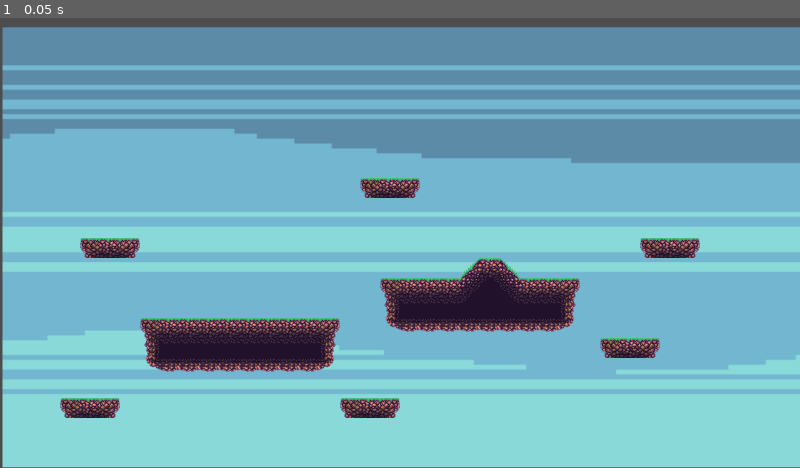
Above: before the commit, frame 1.
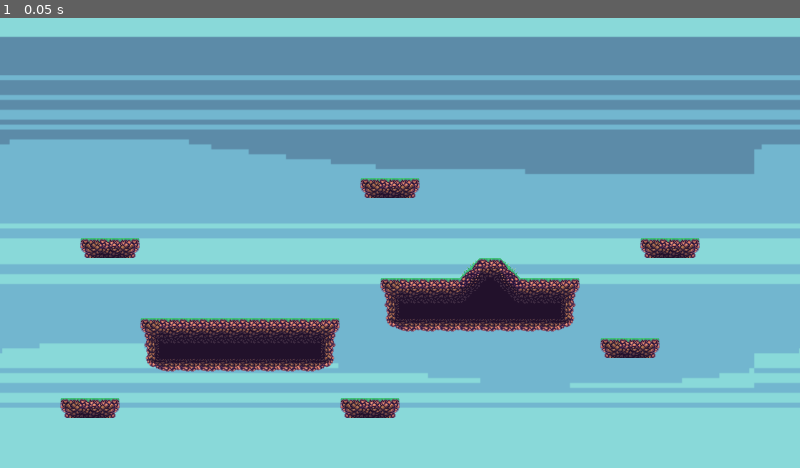
Above: after the commit, the same moment.

Repository: NightRzz/PR-Projekt-grupowy
Game: Godot game, scene res://game.tscn
Same seed, same stepped clock (60 frames per second), same inputs: the game is played once before the commit and once after it. This scene is started directly instead of the project's main scene.
Inputs:
- Up to frame 1 (0.05 s): no input

The runs differ from the first frame. In frame 1, 29% of the frame differs, in the area x 0-100%, y 0-100%.

Commit message:
animation handle + background parallax added

Diff:
--- a/game manager.gd
+++ b/game manager.gd
@@ -30,7 +30,7 @@
 		"spawn_player":
 			_spawn_player(data.id, data.position, data.is_local)
 		"player_position":
-			_update_player_position(data.id, data.position, data.velocity)
+			_update_player_position(data.id, data.position, data.velocity, data.anim_state, data.direction)
 
 func _update_game_state(state):
 	# Update general game state here
@@ -53,9 +53,10 @@
 	print("Spawning 2player: ", id, " at ", position)
 	players[id] = player
 
-func _update_player_position(id, position, velocity):
+func _update_player_position(id, position, velocity, anim_state, direction):
 	if players.has(id) and id != local_player_id:
 		players[id].update_remote_transform(
 			position[0], position[1],
-			velocity[0], velocity[1]
+			velocity[0], velocity[1],
+			anim_state, direction
 		)
--- a/game.tscn
+++ b/game.tscn
@@ -1,17 +1,9 @@
-[gd_scene load_steps=10 format=4 uid="uid://dkbnpk82hjud"]
+[gd_scene load_steps=8 format=4 uid="uid://dkbnpk82hjud"]
 
 [ext_resource type="Texture2D" uid="uid://bcklp16tiea42" path="res://sprites/Cave-Grass Tileset/tileset_packed.png" id="1_e2o6t"]
 [ext_resource type="Script" uid="uid://brkyufu6y1rhy" path="res://game manager.gd" id="1_feb5d"]
 [ext_resource type="Texture2D" uid="uid://m685vvuxchwu" path="res://sprites/Cave-Grass Tileset/background 2.png" id="2_fc0e3"]
 [ext_resource type="Texture2D" uid="uid://bh5eowxxg0cjn" path="res://sprites/Cave-Grass Tileset/tileset_readable.png" id="2_feb5d"]
-
-[sub_resource type="Animation" id="Animation_fc0e3"]
-resource_name = "new_animation"
-
-[sub_resource type="AnimationLibrary" id="AnimationLibrary_7jktm"]
-_data = {
-&"new_animation": SubResource("Animation_fc0e3")
-}
 
 [sub_resource type="TileSetAtlasSource" id="TileSetAtlasSource_fc0e3"]
 texture = ExtResource("1_e2o6t")
@@ -505,16 +497,6 @@
 [node name="Game" type="Node2D"]
 script = ExtResource("1_feb5d")
 
-[node name="Sprite2D" type="Sprite2D" parent="."]
-position = Vector2(642.5, 367)
-scale = Vector2(1.99531, 1.95556)
-texture = ExtResource("2_fc0e3")
-
-[node name="AnimationPlayer" type="AnimationPlayer" parent="Sprite2D"]
-libraries = {
-&"": SubResource("AnimationLibrary_7jktm")
-}
-
 [node name="TileMap" type="TileMap" parent="."]
 tile_set = SubResource("TileSet_feb5d")
 format = 2
@@ -526,3 +508,17 @@
 
 [node name="Players" type="Node2D" parent="."]
 position = Vector2(-2, 2)
+
+[node name="ParallaxBackground" type="ParallaxBackground" parent="."]
+
+[node name="ParallaxLayer" type="ParallaxLayer" parent="ParallaxBackground"]
+texture_repeat = 2
+motion_scale = Vector2(1.5, 1.5)
+
+[node name="Sprite2D" type="Sprite2D" parent="ParallaxBackground/ParallaxLayer"]
+texture_repeat = 2
+position = Vector2(637.5, 360)
+scale = Vector2(1.99219, 1.97778)
+texture = ExtResource("2_fc0e3")
+region_enabled = true
+region_rect = Rect2(-161.568, -93.1511, 1031.66, 519.852)
--- a/player.gd
+++ b/player.gd
@@ -6,7 +6,10 @@
 const SPEED = 300
 const JUMP_VELOCITY = -400.0
 var gravity = ProjectSettings.get_setting("physics/2d/default_gravity")
-
+@onready var anim = get_node("AnimationTree")
+var anim_state = ""
+var direction = ""
+var last_dir = ""
 func _ready():
 	$Camera2D.enabled = is_local_player
 
@@ -15,7 +18,9 @@
 		var data = {
 			"type": "player_input",
 			"position": [position.x, position.y],
-			"velocity": [velocity.x, velocity.y]
+			"velocity": [velocity.x, velocity.y],
+			"anim_state": anim_state,
+			"direction": direction
 		}
 		Global.udp.put_packet(JSON.stringify(data).to_utf8_buffer())
 
@@ -31,13 +36,35 @@
 		else:
 			velocity.y = 0
 
+		if velocity.x < 0:
+			anim.set("parameters/run/BlendSpace2D/blend_position", Vector2(-1, 0))
+			anim.set("parameters/jump/BlendSpace2D/blend_position", Vector2(-1, 0))
+			anim.set("parameters/idle/BlendSpace2D/blend_position", Vector2(-1, 0))
+		elif velocity.x > 0:
+			anim.set("parameters/run/BlendSpace2D/blend_position", Vector2(1, 0))
+			anim.set("parameters/idle/BlendSpace2D/blend_position", Vector2(1, 0))
+			anim.set("parameters/jump/BlendSpace2D/blend_position", Vector2(1, 0))
+
 		# Jump (use "jump" action, not "ui_up")
 		if Input.is_action_just_pressed("ui_up") and ($RayCast2D.is_colliding() or $RayCast2D2.is_colliding()):
 			velocity.y = JUMP_VELOCITY
+			anim.get("parameters/playback").travel("jump")
+			anim_state = "jump"
+		elif abs(velocity.x) > 10:
+			anim.get("parameters/playback").travel("run")
+			anim_state = "run"
+		else:
+			anim.get("parameters/playback").travel("idle")
+			anim_state = "idle"
+		last_dir = direction
+		direction = "right" if velocity.x > 0 else ("left" if velocity.x < 0 else last_dir)
 
 		move_and_slide()
 
-func update_remote_transform(pos_x: float, pos_y: float, vel_x: float = 0, vel_y: float = 0):
+func update_remote_transform(pos_x: float, pos_y: float, vel_x: float = 0, vel_y: float = 0, anim_state: String = "idle", direction: String = "right"):
 	if !is_local_player:
 		position = Vector2(pos_x, pos_y)
 		velocity = Vector2(vel_x, vel_y)
+		anim.get("parameters/playback").travel(anim_state)
+		var blend = Vector2(1, 0) if direction == "right" else Vector2(-1, 0)
+		anim.set("parameters/%s/BlendSpace2D/blend_position" % anim_state, blend)
--- a/player.tscn
+++ b/player.tscn
@@ -1,19 +1,556 @@
-[gd_scene load_steps=4 format=3 uid="uid://c72nmfhy2q5p3"]
+[gd_scene load_steps=62 format=3 uid="uid://c72nmfhy2q5p3"]
 
 [ext_resource type="Script" uid="uid://dk07vxjvqlu5y" path="res://player.gd" id="1_4flbx"]
-[ext_resource type="Texture2D" uid="uid://ccmn3uvf7u53t" path="res://sprites/1/Soldier_1/Idle.png" id="2_onrkg"]
+[ext_resource type="Texture2D" uid="uid://da00hlhx71yop" path="res://sprites/1/Wanderer Magican/Idle.png" id="2_hqtel"]
+[ext_resource type="Texture2D" uid="uid://dq5letrh8taix" path="res://sprites/1/Wanderer Magican/Jump.png" id="3_sweqy"]
+[ext_resource type="Texture2D" uid="uid://dntsj6v8difj4" path="res://sprites/1/Wanderer Magican/Run.png" id="4_2hs0m"]
+
+[sub_resource type="AtlasTexture" id="AtlasTexture_1jxqw"]
+atlas = ExtResource("2_hqtel")
+region = Rect2(0, 0, 128, 128)
+
+[sub_resource type="AtlasTexture" id="AtlasTexture_dw050"]
+atlas = ExtResource("2_hqtel")
+region = Rect2(128, 0, 128, 128)
+
+[sub_resource type="AtlasTexture" id="AtlasTexture_b26j0"]
+atlas = ExtResource("2_hqtel")
+region = Rect2(256, 0, 128, 128)
+
+[sub_resource type="AtlasTexture" id="AtlasTexture_n7ghd"]
+atlas = ExtResource("2_hqtel")
+region = Rect2(384, 0, 128, 128)
+
+[sub_resource type="AtlasTexture" id="AtlasTexture_nvl01"]
+atlas = ExtResource("2_hqtel")
+region = Rect2(512, 0, 128, 128)
+
+[sub_resource type="AtlasTexture" id="AtlasTexture_ivps1"]
+atlas = ExtResource("2_hqtel")
+region = Rect2(640, 0, 128, 128)
+
+[sub_resource type="AtlasTexture" id="AtlasTexture_urp6f"]
+atlas = ExtResource("2_hqtel")
+region = Rect2(768, 0, 128, 128)
+
+[sub_resource type="AtlasTexture" id="AtlasTexture_bwjto"]
+atlas = ExtResource("2_hqtel")
+region = Rect2(896, 0, 128, 128)
+
+[sub_resource type="AtlasTexture" id="AtlasTexture_606se"]
+atlas = ExtResource("3_sweqy")
+region = Rect2(0, 0, 128, 128)
+
+[sub_resource type="AtlasTexture" id="AtlasTexture_u1c27"]
+atlas = ExtResource("3_sweqy")
+region = Rect2(128, 0, 128, 128)
+
+[sub_resource type="AtlasTexture" id="AtlasTexture_op7ga"]
+atlas = ExtResource("3_sweqy")
+region = Rect2(256, 0, 128, 128)
+
+[sub_resource type="AtlasTexture" id="AtlasTexture_q13i1"]
+atlas = ExtResource("3_sweqy")
+region = Rect2(384, 0, 128, 128)
+
+[sub_resource type="AtlasTexture" id="AtlasTexture_pylmc"]
+atlas = ExtResource("3_sweqy")
+region = Rect2(512, 0, 128, 128)
+
+[sub_resource type="AtlasTexture" id="AtlasTexture_pbfsw"]
+atlas = ExtResource("3_sweqy")
+region = Rect2(640, 0, 128, 128)
+
+[sub_resource type="AtlasTexture" id="AtlasTexture_5tmop"]
+atlas = ExtResource("3_sweqy")
+region = Rect2(768, 0, 128, 128)
+
+[sub_resource type="AtlasTexture" id="AtlasTexture_7ahtn"]
+atlas = ExtResource("3_sweqy")
+region = Rect2(896, 0, 128, 128)
+
+[sub_resource type="AtlasTexture" id="AtlasTexture_7lmhl"]
+atlas = ExtResource("4_2hs0m")
+region = Rect2(0, 0, 128, 128)
+
+[sub_resource type="AtlasTexture" id="AtlasTexture_dx0e4"]
+atlas = ExtResource("4_2hs0m")
+region = Rect2(128, 0, 128, 128)
+
+[sub_resource type="AtlasTexture" id="AtlasTexture_jm5j8"]
+atlas = ExtResource("4_2hs0m")
+region = Rect2(256, 0, 128, 128)
+
+[sub_resource type="AtlasTexture" id="AtlasTexture_7hik5"]
+atlas = ExtResource("4_2hs0m")
+region = Rect2(384, 0, 128, 128)
+
+[sub_resource type="AtlasTexture" id="AtlasTexture_qtqh7"]
+atlas = ExtResource("4_2hs0m")
+region = Rect2(512, 0, 128, 128)
+
+[sub_resource type="AtlasTexture" id="AtlasTexture_2wuci"]
+atlas = ExtResource("4_2hs0m")
+region = Rect2(640, 0, 128, 128)
+
+[sub_resource type="AtlasTexture" id="AtlasTexture_iruf7"]
+atlas = ExtResource("4_2hs0m")
+region = Rect2(768, 0, 128, 128)
+
+[sub_resource type="AtlasTexture" id="AtlasTexture_j5n4i"]
+atlas = ExtResource("4_2hs0m")
+region = Rect2(896, 0, 128, 128)
+
+[sub_resource type="SpriteFrames" id="SpriteFrames_pylmc"]
+animations = [{
+"frames": [{
+"duration": 1.0,
+"texture": SubResource("AtlasTexture_1jxqw")
+}, {
+"duration": 1.0,
+"texture": SubResource("AtlasTexture_dw050")
+}, {
+"duration": 1.0,
+"texture": SubResource("AtlasTexture_b26j0")
+}, {
+"duration": 1.0,
+"texture": SubResource("AtlasTexture_n7ghd")
+}, {
+"duration": 1.0,
+"texture": SubResource("AtlasTexture_nvl01")
+}, {
+"duration": 1.0,
+"texture": SubResource("AtlasTexture_ivps1")
+}, {
+"duration": 1.0,
+"texture": SubResource("AtlasTexture_urp6f")
+}, {
+"duration": 1.0,
+"texture": SubResource("AtlasTexture_bwjto")
+}],
+"loop": true,
+"name": &"idle",
+"speed": 5.0
+}, {
+"frames": [{
+"duration": 1.0,
+"texture": SubResource("AtlasTexture_606se")
+}, {
+"duration": 1.0,
+"texture": SubResource("AtlasTexture_u1c27")
+}, {
+"duration": 1.0,
+"texture": SubResource("AtlasTexture_op7ga")
+}, {
+"duration": 1.0,
+"texture": SubResource("AtlasTexture_q13i1")
+}, {
+"duration": 1.0,
+"texture": SubResource("AtlasTexture_pylmc")
+}, {
+"duration": 1.0,
+"texture": SubResource("AtlasTexture_pbfsw")
+}, {
+"duration": 1.0,
+"texture": SubResource("AtlasTexture_5tmop")
+}, {
+"duration": 1.0,
+"texture": SubResource("AtlasTexture_7ahtn")
+}],
+"loop": true,
+"name": &"jump",
+"speed": 5.0
+}, {
+"frames": [{
+"duration": 1.0,
+"texture": SubResource("AtlasTexture_7lmhl")
+}, {
+"duration": 1.0,
+"texture": SubResource("AtlasTexture_dx0e4")
+}, {
+"duration": 1.0,
+"texture": SubResource("AtlasTexture_jm5j8")
+}, {
+"duration": 1.0,
+"texture": SubResource("AtlasTexture_7hik5")
+}, {
+"duration": 1.0,
+"texture": SubResource("AtlasTexture_qtqh7")
+}, {
+"duration": 1.0,
+"texture": SubResource("AtlasTexture_2wuci")
+}, {
+"duration": 1.0,
+"texture": SubResource("AtlasTexture_iruf7")
+}, {
+"duration": 1.0,
+"texture": SubResource("AtlasTexture_j5n4i")
+}],
+"loop": true,
+"name": &"run",
+"speed": 5.0
+}]
 
 [sub_resource type="CapsuleShape2D" id="CapsuleShape2D_onrkg"]
-height = 66.0
+height = 64.0
+
+[sub_resource type="Animation" id="Animation_634y6"]
+length = 0.001
+tracks/0/type = "value"
+tracks/0/imported = false
+tracks/0/enabled = true
+tracks/0/path = NodePath(".:frame")
+tracks/0/interp = 1
+tracks/0/loop_wrap = true
+tracks/0/keys = {
+"times": PackedFloat32Array(0),
+"transitions": PackedFloat32Array(1),
+"update": 1,
+"values": [1]
+}
+tracks/1/type = "value"
+tracks/1/imported = false
+tracks/1/enabled = true
+tracks/1/path = NodePath(".:flip_h")
+tracks/1/interp = 1
+tracks/1/loop_wrap = true
+tracks/1/keys = {
+"times": PackedFloat32Array(0),
+"transitions": PackedFloat32Array(1),
+"update": 1,
+"values": [false]
+}
+
+[sub_resource type="Animation" id="Animation_efrwb"]
+resource_name = "idle_l"
+length = 0.75
+loop_mode = 1
+step = 0.1
+tracks/0/type = "value"
+tracks/0/imported = false
+tracks/0/enabled = true
+tracks/0/path = NodePath(".:animation")
+tracks/0/interp = 1
+tracks/0/loop_wrap = true
+tracks/0/keys = {
+"times": PackedFloat32Array(0),
+"transitions": PackedFloat32Array(1),
+"update": 1,
+"values": [&"idle"]
+}
+tracks/1/type = "value"
+tracks/1/imported = false
+tracks/1/enabled = true
+tracks/1/path = NodePath(".:flip_h")
+tracks/1/interp = 1
+tracks/1/loop_wrap = true
+tracks/1/keys = {
+"times": PackedFloat32Array(0),
+"transitions": PackedFloat32Array(1),
+"update": 1,
+"values": [true]
+}
+tracks/2/type = "value"
+tracks/2/imported = false
+tracks/2/enabled = true
+tracks/2/path = NodePath(".:frame")
+tracks/2/interp = 1
+tracks/2/loop_wrap = true
+tracks/2/keys = {
+"times": PackedFloat32Array(0, 0.1, 0.2, 0.3, 0.4, 0.5, 0.6, 0.7),
+"transitions": PackedFloat32Array(1, 1, 1, 1, 1, 1, 1, 1),
+"update": 1,
+"values": [0, 1, 2, 3, 4, 5, 6, 7]
+}
+
+[sub_resource type="Animation" id="Animation_hiqhm"]
+resource_name = "idle_r"
+length = 0.75
+loop_mode = 1
+step = 0.1
+tracks/0/type = "value"
+tracks/0/imported = false
+tracks/0/enabled = true
+tracks/0/path = NodePath(".:animation")
+tracks/0/interp = 1
+tracks/0/loop_wrap = true
+tracks/0/keys = {
+"times": PackedFloat32Array(0),
+"transitions": PackedFloat32Array(1),
+"update": 1,
+"values": [&"idle"]
+}
+tracks/1/type = "value"
+tracks/1/imported = false
+tracks/1/enabled = true
+tracks/1/path = NodePath(".:frame")
+tracks/1/interp = 1
+tracks/1/loop_wrap = true
+tracks/1/keys = {
+"times": PackedFloat32Array(0, 0.1, 0.2, 0.3, 0.4, 0.5, 0.6, 0.7),
+"transitions": PackedFloat32Array(1, 1, 1, 1, 1, 1, 1, 1),
+"update": 1,
+"values": [0, 1, 2, 3, 4, 5, 6, 7]
+}
+
+[sub_resource type="Animation" id="Animation_tkwlq"]
+resource_name = "run_l"
+length = 0.75
+loop_mode = 1
+step = 0.1
+tracks/0/type = "value"
+tracks/0/imported = false
+tracks/0/enabled = true
+tracks/0/path = NodePath(".:animation")
+tracks/0/interp = 1
+tracks/0/loop_wrap = true
+tracks/0/keys = {
+"times": PackedFloat32Array(0),
+"transitions": PackedFloat32Array(1),
+"update": 1,
+"values": [&"run"]
+}
+tracks/1/type = "value"
+tracks/1/imported = false
+tracks/1/enabled = true
+tracks/1/path = NodePath(".:flip_h")
+tracks/1/interp = 1
+tracks/1/loop_wrap = true
+tracks/1/keys = {
+"times": PackedFloat32Array(0),
+"transitions": PackedFloat32Array(1),
+"update": 1,
+"values": [true]
+}
+tracks/2/type = "value"
+tracks/2/imported = false
+tracks/2/enabled = true
+tracks/2/path = NodePath(".:frame")
+tracks/2/interp = 1
+tracks/2/loop_wrap = true
+tracks/2/keys = {
+"times": PackedFloat32Array(0, 0.1, 0.2, 0.3, 0.4, 0.5, 0.6, 0.7),
+"transitions": PackedFloat32Array(1, 1, 1, 1, 1, 1, 1, 1),
+"update": 1,
+"values": [0, 1, 2, 3, 4, 5, 6, 7]
+}
+
+[sub_resource type="Animation" id="Animation_hl5qd"]
+resource_name = "jump_l"
+length = 0.75
+step = 0.1
+tracks/0/type = "value"
+tracks/0/imported = false
+tracks/0/enabled = true
+tracks/0/path = NodePath(".:animation")
+tracks/0/interp = 1
+tracks/0/loop_wrap = true
+tracks/0/keys = {
+"times": PackedFloat32Array(0),
+"transitions": PackedFloat32Array(1),
+"update": 1,
+"values": [&"jump"]
+}
+tracks/1/type = "value"
+tracks/1/imported = false
+tracks/1/enabled = true
+tracks/1/path = NodePath(".:flip_h")
+tracks/1/interp = 1
+tracks/1/loop_wrap = true
+tracks/1/keys = {
+"times": PackedFloat32Array(0),
+"transitions": PackedFloat32Array(1),
+"update": 1,
+"values": [true]
+}
+tracks/2/type = "value"
+tracks/2/imported = false
+tracks/2/enabled = true
+tracks/2/path = NodePath(".:frame")
+tracks/2/interp = 1
+tracks/2/loop_wrap = true
+tracks/2/keys = {
+"times": PackedFloat32Array(0, 0.1, 0.2, 0.3, 0.4, 0.5, 0.6, 0.7),
+"transitions": PackedFloat32Array(1, 1, 1, 1, 1, 1, 1, 1),
+"update": 1,
+"values": [0, 1, 2, 3, 4, 5, 6, 7]
+}
+
+[sub_resource type="Animation" id="Animation_pbfsw"]
+resource_name = "jump_r"
+length = 0.75
+step = 0.1
+tracks/0/type = "value"
+tracks/0/imported = false
+tracks/0/enabled = true
+tracks/0/path = NodePath(".:animation")
+tracks/0/interp = 1
+tracks/0/loop_wrap = true
+tracks/0/keys = {
+"times": PackedFloat32Array(0),
+"transitions": PackedFloat32Array(1),
+"update": 1,
+"values": [&"jump"]
+}
+tracks/1/type = "value"
+tracks/1/imported = false
+tracks/1/enabled = true
+tracks/1/path = NodePath(".:frame")
+tracks/1/interp = 1
+tracks/1/loop_wrap = true
+tracks/1/keys = {
+"times": PackedFloat32Array(0, 0.1, 0.2, 0.3, 0.4, 0.5, 0.6, 0.7),
+"transitions": PackedFloat32Array(1, 1, 1, 1, 1, 1, 1, 1),
+"update": 1,
+"values": [0, 1, 2, 3, 4, 5, 6, 7]
+}
+
+[sub_resource type="Animation" id="Animation_ek41f"]
+resource_name = "run_r"
+length = 0.75
+loop_mode = 1
+step = 0.1
+tracks/0/type = "value"
+tracks/0/imported = false
+tracks/0/enabled = true
+tracks/0/path = NodePath(".:animation")
+tracks/0/interp = 1
+tracks/0/loop_wrap = true
+tracks/0/keys = {
+"times": PackedFloat32Array(0),
+"transitions": PackedFloat32Array(1),
+"update": 1,
+"values": [&"run"]
+}
+tracks/1/type = "value"
+tracks/1/imported = false
+tracks/1/enabled = true
+tracks/1/path = NodePath(".:frame")
+tracks/1/interp = 1
+tracks/1/loop_wrap = true
+tracks/1/keys = {
+"times": PackedFloat32Array(0, 0.1, 0.2, 0.3, 0.4, 0.5, 0.6, 0.7),
+"transitions": PackedFloat32Array(1, 1, 1, 1, 1, 1, 1, 1),
+"update": 1,
+"values": [0, 1, 2, 3, 4, 5, 6, 7]
+}
+
+[sub_resource type="AnimationLibrary" id="AnimationLibrary_5tmop"]
+_data = {
+&"RESET": SubResource("Animation_634y6"),
+&"idle_l": SubResource("Animation_efrwb"),
+&"idle_r": SubResource("Animation_hiqhm"),
+&"jump_l": SubResource("Animation_hl5qd"),
+&"jump_r": SubResource("Animation_pbfsw"),
+&"run_l": SubResource("Animation_tkwlq"),
+&"run_r": SubResource("Animation_ek41f")
+}
+
+[sub_resource type="AnimationNodeAnimation" id="AnimationNodeAnimation_khis8"]
+animation = &"idle_l"
+
+[sub_resource type="AnimationNodeAnimation" id="AnimationNodeAnimation_b88wv"]
+animation = &"idle_r"
+
+[sub_resource type="AnimationNodeAnimation" id="AnimationNodeAnimation_hqtel"]
+animation = &"idle_r"
+
+[sub_resource type="AnimationNodeBlendSpace2D" id="AnimationNodeBlendSpace2D_pgbbb"]
+blend_point_0/node = SubResource("AnimationNodeAnimation_khis8")
+blend_point_0/pos = Vector2(-1, 0)
+blend_point_1/node = SubResource("AnimationNodeAnimation_b88wv")
+blend_point_1/pos = Vector2(1, 0)
+blend_point_2/node = SubResource("AnimationNodeAnimation_hqtel")
+blend_point_2/pos = Vector2(1, 1)
+blend_mode = 1
+
+[sub_resource type="AnimationNodeBlendTree" id="AnimationNodeBlendTree_331ug"]
+nodes/BlendSpace2D/node = SubResource("AnimationNodeBlendSpace2D_pgbbb")
+nodes/BlendSpace2D/position = Vector2(180, 80)
+nodes/output/position = Vector2(660, 140)
+node_connections = [&"output", 0, &"BlendSpace2D"]
+
+[sub_resource type="AnimationNodeAnimation" id="AnimationNodeAnimation_ny14h"]
+animation = &"jump_l"
+
+[sub_resource type="AnimationNodeAnimation" id="AnimationNodeAnimation_ibah8"]
+animation = &"jump_r"
+
+[sub_resource type="AnimationNodeAnimation" id="AnimationNodeAnimation_sweqy"]
+animation = &"jump_r"
+
+[sub_resource type="AnimationNodeBlendSpace2D" id="AnimationNodeBlendSpace2D_3iwfv"]
+blend_point_0/node = SubResource("AnimationNodeAnimation_ny14h")
+blend_point_0/pos = Vector2(-1, 0)
+blend_point_1/node = SubResource("AnimationNodeAnimation_ibah8")
+blend_point_1/pos = Vector2(1, 0)
+blend_point_2/node = SubResource("AnimationNodeAnimation_sweqy")
+blend_point_2/pos = Vector2(1, 1)
+blend_mode = 1
+
+[sub_resource type="AnimationNodeBlendTree" id="AnimationNodeBlendTree_qwsg1"]
+nodes/BlendSpace2D/node = SubResource("AnimationNodeBlendSpace2D_3iwfv")
+nodes/BlendSpace2D/position = Vector2(80, 140)
+nodes/output/position = Vector2(520, 160)
+node_connections = [&"output", 0, &"BlendSpace2D"]
+
+[sub_resource type="AnimationNodeAnimation" id="AnimationNodeAnimation_1xqrm"]
+animation = &"run_l"
+
+[sub_resource type="AnimationNodeAnimation" id="AnimationNodeAnimation_bfour"]
+animation = &"run_r"
+
+[sub_resource type="AnimationNodeAnimation" id="AnimationNodeAnimation_2hs0m"]
+animation = &"run_r"
+
+[sub_resource type="AnimationNodeBlendSpace2D" id="AnimationNodeBlendSpace2D_8gr2b"]
+blend_point_0/node = SubResource("AnimationNodeAnimation_1xqrm")
+blend_point_0/pos = Vector2(-1, 0)
+blend_point_1/node = SubResource("AnimationNodeAnimation_bfour")
+blend_point_1/pos = Vector2(1, 0)
+blend_point_2/node = SubResource("AnimationNodeAnimation_2hs0m")
+blend_point_2/pos = Vector2(1, 1)
+blend_mode = 1
+
+[sub_resource type="AnimationNodeBlendTree" id="AnimationNodeBlendTree_vl8ci"]
+nodes/BlendSpace2D/node = SubResource("AnimationNodeBlendSpace2D_8gr2b")
+nodes/BlendSpace2D/position = Vector2(120, 120)
+nodes/output/position = Vector2(480, 160)
+node_connections = [&"output", 0, &"BlendSpace2D"]
+
+[sub_resource type="AnimationNodeStateMachineTransition" id="AnimationNodeStateMachineTransition_ieltc"]
+advance_mode = 2
+
+[sub_resource type="AnimationNodeStateMachineTransition" id="AnimationNodeStateMachineTransition_fddr8"]
+
+[sub_resource type="AnimationNodeStateMachineTransition" id="AnimationNodeStateMachineTransition_oybyf"]
+
+[sub_resource type="AnimationNodeStateMachineTransition" id="AnimationNodeStateMachineTransition_ajfva"]
+
+[sub_resource type="AnimationNodeStateMachineTransition" id="AnimationNodeStateMachineTransition_5ef02"]
+switch_mode = 2
+advance_mode = 2
+
+[sub_resource type="AnimationNodeStateMachineTransition" id="AnimationNodeStateMachineTransition_pfmca"]
+
+[sub_resource type="AnimationNodeStateMachineTransition" id="AnimationNodeStateMachineTransition_76oay"]
+switch_mode = 2
+advance_mode = 2
+
+[sub_resource type="AnimationNodeStateMachine" id="AnimationNodeStateMachine_b4uyv"]
+states/Start/position = Vector2(244, 110)
+states/idle/node = SubResource("AnimationNodeBlendTree_331ug")
+states/idle/position = Vector2(440, 67)
+states/jump/node = SubResource("AnimationNodeBlendTree_qwsg1")
+states/jump/position = Vector2(638, 59)
+states/run/node = SubResource("AnimationNodeBlendTree_vl8ci")
+states/run/position = Vector2(533, 228)
+transitions = ["Start", "idle", SubResource("AnimationNodeStateMachineTransition_ieltc"), "idle", "run", SubResource("AnimationNodeStateMachineTransition_fddr8"), "run", "idle", SubResource("AnimationNodeStateMachineTransition_oybyf"), "idle", "jump", SubResource("AnimationNodeStateMachineTransition_ajfva"), "jump", "idle", SubResource("AnimationNodeStateMachineTransition_5ef02"), "run", "jump", SubResource("AnimationNodeStateMachineTransition_pfmca"), "jump", "run", SubResource("AnimationNodeStateMachineTransition_76oay")]
 
 [node name="CharacterBody2D" type="CharacterBody2D"]
 physics_interpolation_mode = 1
 up_direction = Vector2(0.999528, -0.0307246)
 script = ExtResource("1_4flbx")
-
-[node name="Sprite2D" type="Sprite2D" parent="."]
-texture = ExtResource("2_onrkg")
-hframes = 7
 
 [node name="Camera2D" type="Camera2D" parent="."]
 zoom = Vector2(1.5, 1.5)
@@ -31,9 +568,14 @@
 drag_right_margin = 0.02
 drag_bottom_margin = 0.02
 
+[node name="AnimatedSprite2D" type="AnimatedSprite2D" parent="."]
+sprite_frames = SubResource("SpriteFrames_pylmc")
+animation = &"idle"
+frame = 1
+
 [node name="CollisionShape2D" type="CollisionShape2D" parent="."]
 physics_interpolation_mode = 1
-position = Vector2(-1, 31)
+position = Vector2(-4, 32)
 shape = SubResource("CapsuleShape2D_onrkg")
 one_way_collision_margin = 0.0
 
@@ -44,3 +586,17 @@
 [node name="RayCast2D2" type="RayCast2D" parent="."]
 position = Vector2(8, 35)
 target_position = Vector2(0, 30)
+
+[node name="AnimationPlayer" type="AnimationPlayer" parent="."]
+root_node = NodePath("../AnimatedSprite2D")
+libraries = {
+&"": SubResource("AnimationLibrary_5tmop")
+}
+
+[node name="AnimationTree" type="AnimationTree" parent="."]
+root_node = NodePath("../AnimatedSprite2D")
+tree_root = SubResource("AnimationNodeStateMachine_b4uyv")
+anim_player = NodePath("../AnimationPlayer")
+parameters/idle/BlendSpace2D/blend_position = Vector2(0.000805855, 0.00456619)
+parameters/jump/BlendSpace2D/blend_position = Vector2(-0.00241739, 0.0136986)
+parameters/run/BlendSpace2D/blend_position = Vector2(-0.00402904, 0.022831)
Renamed: sprites/1/Anime-Warrior-Man-Character-Pixel-Sprite-Pack4.png -> sprites/1/Anime-Warrior-Man-Character-Pixel-Sprite-Pack4.webp
Not shown, added: sprites/1/Anime-Warrior-Man-Character-Pixel-Sprite-Pack4.webp.import
Renamed: sprites/1/Anime-Warrior-Man-Character-Pixel-Sprite-Pack5.png -> sprites/1/Anime-Warrior-Man-Character-Pixel-Sprite-Pack5.webp
Not shown, added: sprites/1/Anime-Warrior-Man-Character-Pixel-Sprite-Pack5.webp.import
Binary file added: sprites/2/AniZXmeaa-Warrior-Man-Character-Pixel-Sprite-Pack5-1.png
Not shown, added: sprites/2/AniZXmeaa-Warrior-Man-Character-Pixel-Sprite-Pack5-1.png.import
Not shown, added: sprites/2/Anime-Warrior-Man-Character-Pixel-Sprite-Pack4 (1).png.import
Binary file added: sprites/2/Anime-Warrior-Man-Character-Pixel-Sprite-Pack4.png
Not shown, added: sprites/2/Anime-Warrior-Man-Character-Pixel-Sprite-Pack4.png.import
Binary file added: sprites/2/Animeaa-Warrior-Man-Character-Pixel-Sprite-Pack5.png
Not shown, added: sprites/2/Animeaa-Warrior-Man-Character-Pixel-Sprite-Pack5.png.import
Binary file added: sprites/2/Free-Soldier-Sprite-Sheets-Pixel-Art3-upscaled.jpg
(and 6 more such lines)
